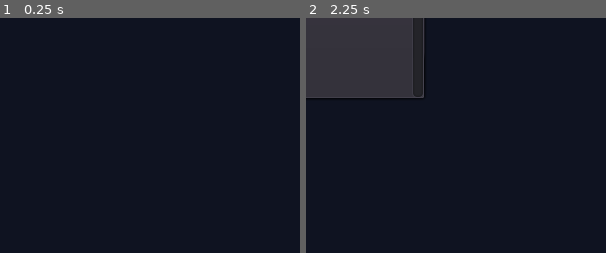
Above: before the commit, frames 1-2 (left to right).
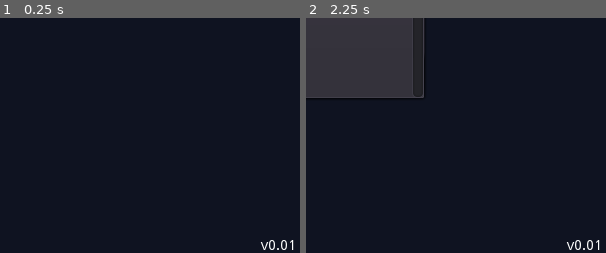
Above: after the commit, the same moments.

Repository: FugitiveTheGame/Fugitive
Game: Godot game, scene res://screens/mainmenu/MainMenu.tscn
Same seed, same stepped clock (60 frames per second), same inputs: the game is played once before the commit and once after it.
Inputs (mouse positions are % of the whole screen's width and height, from its top left):
- Up to frame 1 (0.25 s): no input
- Up to frame 2 (2.25 s): click (36, 35) at 0.52 s; type "Alex" at 0.6 s; click "Host Game" at 1.25 s; click "Help" at 2 s
The pictures show only the part of the screen within x 50-100%, y 50-100%; the shares and areas given below are measured in that part.

The runs differ from the first frame. In frame 1, 0.2% of the frame differs, in the area x 87-98%, y 94-99%; in frame 2, 0.2%.

Commit message:
Added game version to main menu
- Added readme file for inclusion in distributions

Diff:
--- a/global/UserData.gd
+++ b/global/UserData.gd
@@ -1,4 +1,6 @@
 extends Node
+
+const GAME_VERSION := '0.01'
 
 const file_name := 'user://user_data.json'
 
--- a/screens/mainmenu/MainMenu.gd
+++ b/screens/mainmenu/MainMenu.gd
@@ -14,6 +14,8 @@
 
 	playerName = UserData.data.user_name
 	$PanelContainer/VBoxContainer/PlayerNameTextEdit.text = playerName
+
+	$GameVersionLabel.text = "v%s" % UserData.GAME_VERSION
 
 func _exit_tree():
 	# Save any user data that changed
--- a/screens/mainmenu/MainMenu.tscn
+++ b/screens/mainmenu/MainMenu.tscn
@@ -167,6 +167,18 @@
 margin_right = 130.0
 margin_bottom = 20.0
 text = "Cancel"
+
+[node name="GameVersionLabel" type="Label" parent="."]
+anchor_left = 1.0
+anchor_top = 1.0
+anchor_right = 1.0
+anchor_bottom = 1.0
+margin_left = -52.0
+margin_top = -14.0
+text = "Version:"
+__meta__ = {
+"_edit_use_anchors_": false
+}
 [connection signal="pressed" from="PanelContainer/VBoxContainer/TitleContainer/HelpButton" to="." method="_on_HelpButton_pressed"]
 [connection signal="text_changed" from="PanelContainer/VBoxContainer/PlayerNameTextEdit" to="." method="_on_PlayerNameTextEdit_text_changed"]
 [connection signal="pressed" from="PanelContainer/VBoxContainer/HBoxContainer/CenterHost/HostGameButton" to="." method="_on_HostGameButton_pressed"]
Not shown, added: READ_ME.txt
